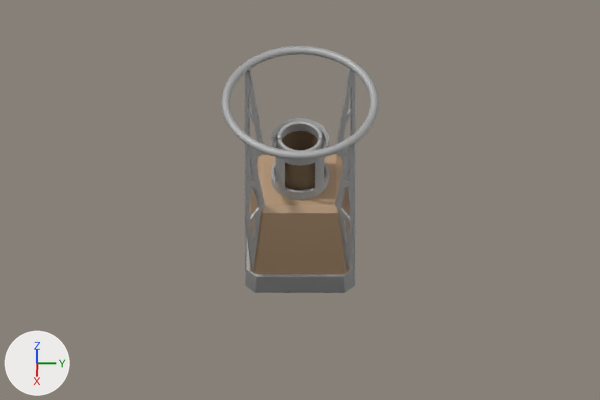
What one commit did to the Blender file dev/extractor.blend.
Both versions are drawn from the file's camera 'Camera'. The lights are fixed; the arrows at lower left show +X, +Y and +Z.

The first picture shows 'arms', 'base', 'body', 'crown', 'tube grip', 'tube outer', 'tube tube'.
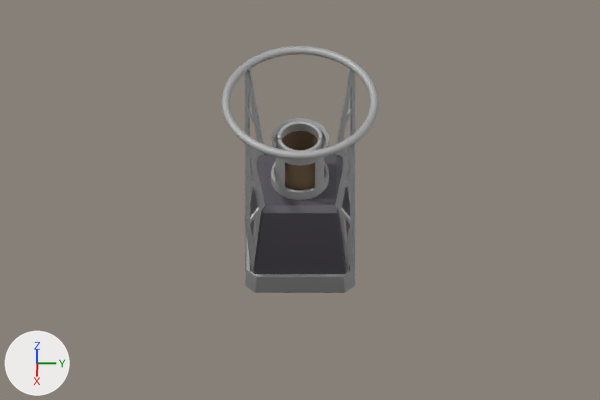
The change in detail:
Material 'Material' (mat_material) changes colour from beige #b99a7a to dark grey #55535a; in linear values from (0.487, 0.325, 0.195) to (0.0915, 0.086, 0.102).

Pixel boxes (x1, y1, x2, y2) of what changed, in the pictures (600 x 400 px):
'body', recoloured: (250, 154, 350, 274) in both
